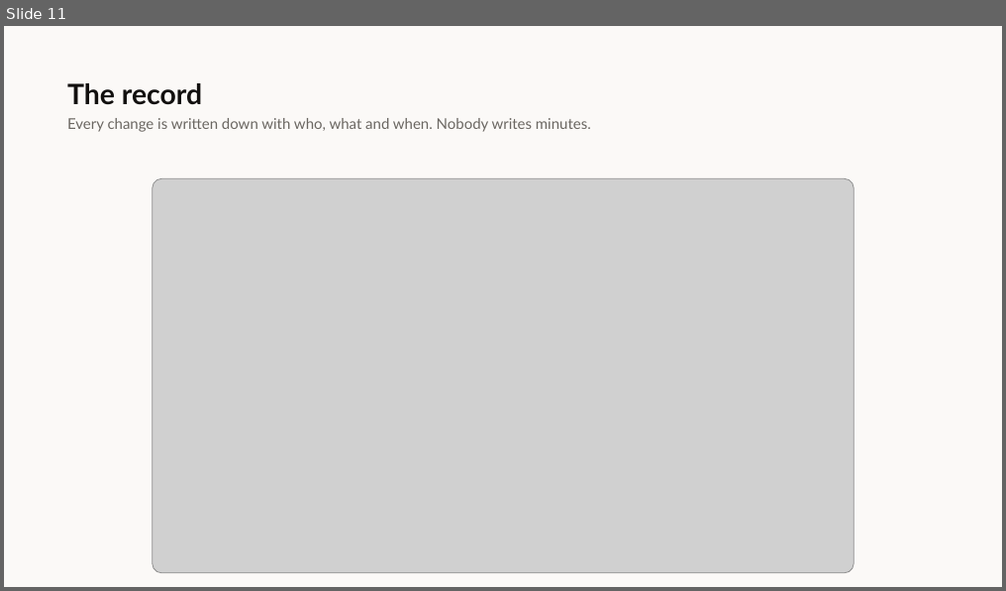
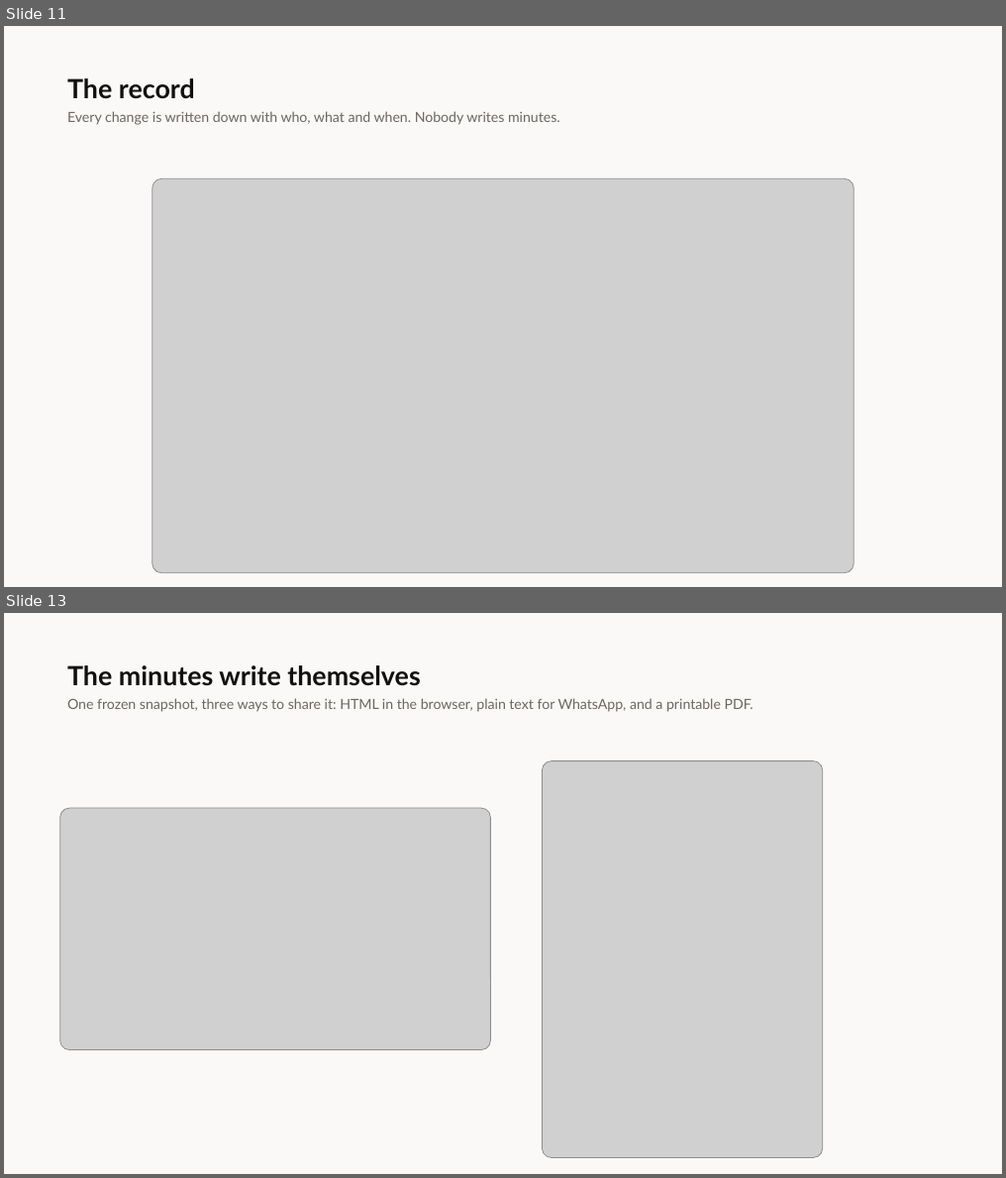
Before and after one commit to Herman-Gathege/Mshikaki-Meetings-App, a slide deck: docs/presentations/Mshikaki-Walkthrough.pptx. Shown one above the other, each under a label of ours: slide 11 before the commit, slides 11 and 13 after it; the slides between them are not shown. The pictures are 1006x591 and 1006x1178 pixels, drawn with LibreOffice and Linux fonts; fonts in the diff are those of the drawing; grey boxes stand for pictures. Boxes give left, top, right and bottom in pixels: in the first picture for what was removed or moved away, otherwise in the second. Text is boxed around its words. In the diff, an @@ line names an element or a change of style, - is before the commit and + after.

```diff
--- a/docs/presentations/Mshikaki-Walkthrough.pptx
+++ b/docs/presentations/Mshikaki-Walkthrough.pptx
@@ slide 13 added at (x1=4, y1=613, x2=1002, y2=1174), background #FBF9F7 @@
@@ text added at (x1=67, y1=665, x2=420, y2=686), 25.5 pt, text #12100F, bold @@
+The minutes write themselves
@@ text added at (x1=67, y1=698, x2=753, y2=712), 13.5 pt, text #6B6762 @@
+One frozen snapshot, three ways to share it: HTML in the browser, plain text for WhatsApp, and a printable PDF.
@@ picture added at (x1=543, y1=761, x2=823, y2=1158) @@
@@ picture added at (x1=60, y1=808, x2=491, y2=1051) @@
@@ slide 11 changed as well @@
@@ text "The record" at (x1=67, y1=78, x2=195, y2=99): size 27 to 25.5 pt @@
@@ text "Every change is written down ..." at (x1=67, y1=111, x2=560, y2=125): size 14.2 to 13.5 pt @@
```
Also in this commit, not shown: 7 other slides changed, 5 other slides added, 5 slides removed.
